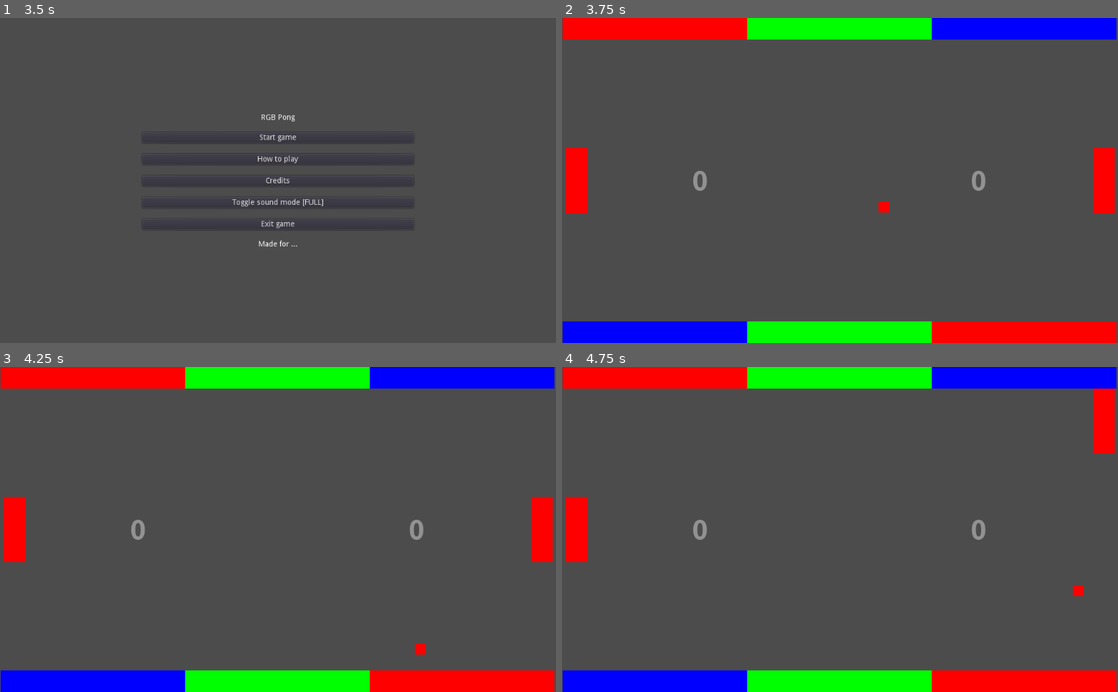
Above: before the commit, frames 1-4 (two rows, left to right).
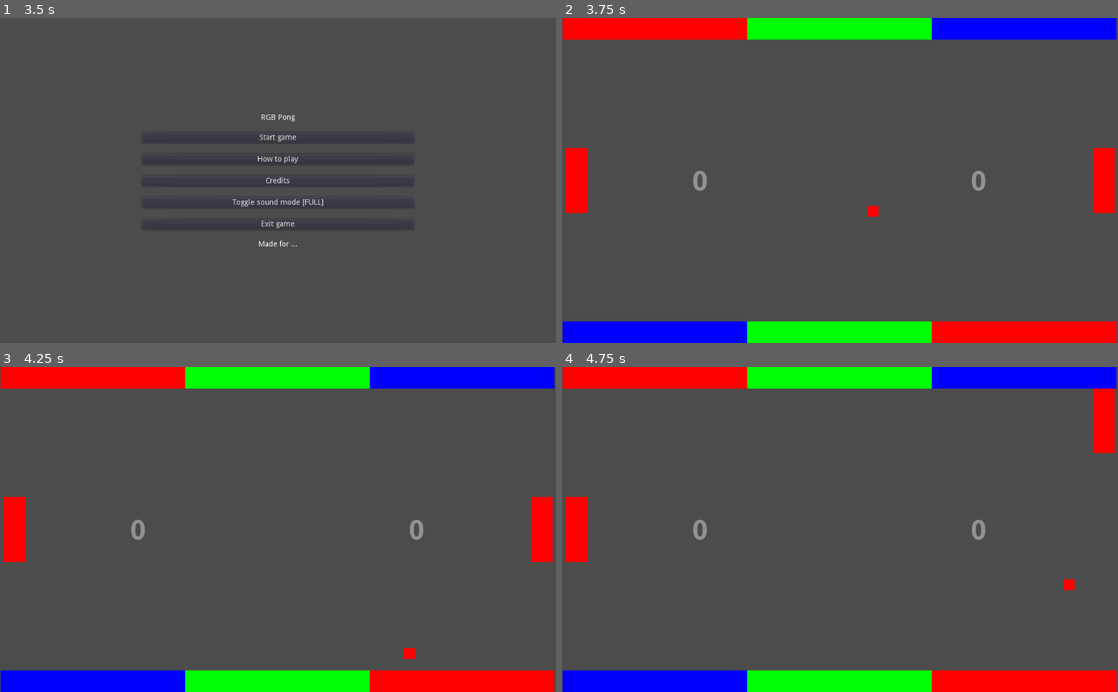
Above: after the commit, the same moments.

Repository: moisesjbc/1-retogamedev
Game: Godot game, scene res://menus/main_menu/main_menu.tscn
The game is run twice, just before and just after one commit, with the same random seed, the same clock (stepped at 60 frames per second) and the same inputs.
Inputs:
- Up to frame 1 (3.5 s): click "How to play" at 0.5 s; click "Return to main menu" at 1.25 s; click "Credits" at 2 s; click "Return to main menu" at 2.75 s
- Up to frame 2 (3.75 s): click "Start game" at 3.5 s
- Up to frame 3 (4.25 s): no input
- Up to frame 4 (4.75 s): hold Up (ui_up) from 4.28 s (still down)

Frame 1 is identical in both runs. In frame 2, 0.1% of the frame differs, in the area x 55-59%, y 56-62%; in frame 3, 0.1%, in the area x 72-77%, y 85-90%; in frame 4, 0.1%.

Commit message:
Added player win condition

Diff:
--- a/godot-project/main/ball/ball.gd
+++ b/godot-project/main/ball/ball.gd
@@ -6,7 +6,6 @@
 var velocity: Vector2
 var current_color: String = "R"
 var layer: int = 1
-var initial_position: Vector2
 
 # Emited whenever occurs a goal. The "player" signal is the index of the player
 # (1 / 2) who scored.
@@ -14,13 +13,12 @@
 
 # Called when the node enters the scene tree for the first time.
 func _ready():
-	initial_position = self.position
 	set_physics_process(true)
 	restart()
 
 
 func restart():
-	self.set_position(initial_position)
+	self.set_position(Vector2(0, 0))
 	ColorUtils.set_color(self, current_color)
 	randomize()
 	velocity = Vector2(self.random_velocity_component(), self.random_velocity_component())
--- a/godot-project/main/main.gd
+++ b/godot-project/main/main.gd
@@ -1,15 +1,12 @@
 extends Node2D
 
-signal game_over
+func _ready():
+	get_tree().paused = false
+
 
 func _process(_delta):
 	if Input.is_action_pressed("ui_pause"):
 		$gui/pause_menu.pause_game()
 
-	# Just a sample for triggering a game over.
-	#if Input.is_action_pressed("ui_up"):
-	#	emit_signal("game_over")
-
-
-func _on_main_game_over():
-	$gui/game_over_menu.run()
+func _on_score_player_wins(player):
+	$gui/game_over_menu.run(player)
--- a/godot-project/main/main.tscn
+++ b/godot-project/main/main.tscn
@@ -14,6 +14,7 @@
 font_data = ExtResource( 7 )
 
 [node name="main" type="Node2D"]
+pause_mode = 1
 script = ExtResource( 1 )
 
 [node name="gui" type="CanvasLayer" parent="."]
@@ -25,6 +26,7 @@
 __meta__ = {
 "_edit_use_anchors_": false
 }
+win_score = 3
 
 [node name="player_1_score" type="Label" parent="gui/score"]
 margin_right = 509.0
@@ -59,11 +61,12 @@
 
 [node name="player_1" parent="." instance=ExtResource( 4 )]
 position = Vector2( 26, 300 )
-ball_path = NodePath("../ball")
+ball_path = NodePath("../ball_respawn_point/ball")
 
 [node name="player_2" parent="." instance=ExtResource( 4 )]
 position = Vector2( 998, 300 )
 player_index = 2
+ball_path = NodePath("../ball_respawn_point/ball")
 
 [node name="wall_top_1" parent="." instance=ExtResource( 5 )]
 position = Vector2( 171, 20 )
@@ -87,7 +90,9 @@
 position = Vector2( 851, 580 )
 current_color = "R"
 
-[node name="ball" parent="." instance=ExtResource( 6 )]
-position = Vector2( 532, 292 )
-[connection signal="game_over" from="." to="." method="_on_main_game_over"]
-[connection signal="goal" from="ball" to="gui/score" method="_on_ball_goal"]
+[node name="ball_respawn_point" type="Position2D" parent="."]
+position = Vector2( 512, 300 )
+
+[node name="ball" parent="ball_respawn_point" instance=ExtResource( 6 )]
+[connection signal="player_wins" from="gui/score" to="." method="_on_score_player_wins"]
+[connection signal="goal" from="ball_respawn_point/ball" to="gui/score" method="_on_ball_goal"]
--- a/godot-project/main/score.gd
+++ b/godot-project/main/score.gd
@@ -1,16 +1,23 @@
 extends HBoxContainer
+
+signal player_wins(player)
+
+export var win_score = 5
 
 # Called when the node enters the scene tree for the first time.
 func _ready():
 	$player_1_score.text = "0"
 	$player_2_score.text = "0"
 
-func increment_score(player_score_label):
-	player_score_label.text = str(int(player_score_label.text) + 1)
+func increment_score(player_index, player_score_label):
+	var new_player_score: int = int(player_score_label.text) + 1
+	player_score_label.text = str(new_player_score)
+	if new_player_score >= win_score:
+		emit_signal("player_wins", player_index)
 
 
 func _on_ball_goal(player):
 	if player == 1:
-		increment_score($player_1_score)
+		increment_score(1, $player_1_score)
 	else:
-		increment_score($player_2_score)
+		increment_score(2, $player_2_score)
--- a/godot-project/menus/credits_menu/credits_menu.tscn
+++ b/godot-project/menus/credits_menu/credits_menu.tscn
@@ -3,6 +3,7 @@
 [ext_resource path="res://menus/credits_menu/credits_menu.gd" type="Script" id=1]
 
 [node name="credits_menu" type="CanvasLayer"]
+pause_mode = 2
 script = ExtResource( 1 )
 
 [node name="CenterContainer" type="CenterContainer" parent="."]
--- a/godot-project/menus/game_over_menu/game_over_menu.gd
+++ b/godot-project/menus/game_over_menu/game_over_menu.gd
@@ -2,7 +2,8 @@
 
 var SceneUtils = preload("res://scripts/scene_utils.gd")
 
-func run():
+func run(player_index: int):
+	$panel/margin/layout/title.text = "Player " + str(player_index) + " wins!"
 	pause_game()
 
 func pause_game():
@@ -10,13 +11,16 @@
 	visible = true
 
 func unpause_game():
+	visible = false
 	get_tree().paused = false
-	visible = false
+	print (get_tree().paused)
 
 func _on_restart_button_pressed():
+
+	SceneUtils.change_scene(get_tree(), "res://main/main.tscn")
 	unpause_game()
-	SceneUtils.change_scene(get_tree(), "res://main/main.tscn")
 
 func _on_return_button_pressed():
+
+	SceneUtils.change_scene(get_tree(), "res://menus/main_menu/main_menu.tscn")
 	unpause_game()
-	SceneUtils.change_scene(get_tree(), "res://menus/main_menu/main_menu.tscn")
--- a/godot-project/menus/game_over_menu/game_over_menu.tscn
+++ b/godot-project/menus/game_over_menu/game_over_menu.tscn
@@ -4,10 +4,13 @@
 
 [node name="game_over_menu" type="CenterContainer"]
 pause_mode = 2
-margin_top = 1.0
+margin_top = 2.0
 margin_right = 1022.0
-margin_bottom = 603.0
+margin_bottom = 604.0
 script = ExtResource( 1 )
+__meta__ = {
+"_edit_use_anchors_": false
+}
 
 [node name="panel" type="Panel" parent="."]
 margin_left = 361.0
@@ -48,6 +51,5 @@
 margin_right = 200.0
 margin_bottom = 94.0
 text = "Return to main menu"
-
 [connection signal="pressed" from="panel/margin/layout/restart_button" to="." method="_on_restart_button_pressed"]
 [connection signal="pressed" from="panel/margin/layout/return_button" to="." method="_on_return_button_pressed"]
--- a/godot-project/menus/how_to_play_menu/how_to_play_menu.tscn
+++ b/godot-project/menus/how_to_play_menu/how_to_play_menu.tscn
@@ -3,186 +3,62 @@
 [ext_resource path="res://menus/credits_menu/credits_menu.gd" type="Script" id=1]
 
 [node name="how_to_play_menu" type="CanvasLayer"]
-
-layer = 1
-offset = Vector2( 0, 0 )
-rotation = 0.0
-scale = Vector2( 1, 1 )
-transform = Transform2D( 1, 0, 0, 1, 0, 0 )
+pause_mode = 2
 script = ExtResource( 1 )
 
-[node name="CenterContainer" type="CenterContainer" parent="." index="0"]
-
-anchor_left = 0.0
-anchor_top = 0.0
-anchor_right = 0.0
-anchor_bottom = 0.0
+[node name="CenterContainer" type="CenterContainer" parent="."]
 margin_left = 1.0
 margin_right = 1028.0
 margin_bottom = 602.0
-rect_pivot_offset = Vector2( 0, 0 )
-rect_clip_content = false
-mouse_filter = 0
-mouse_default_cursor_shape = 0
-size_flags_horizontal = 1
-size_flags_vertical = 1
-use_top_left = false
 
-[node name="VBoxContainer" type="VBoxContainer" parent="CenterContainer" index="0"]
+[node name="VBoxContainer" type="VBoxContainer" parent="CenterContainer"]
+margin_left = 416.0
+margin_top = 218.0
+margin_right = 611.0
+margin_bottom = 383.0
+custom_constants/separation = 15
 
-anchor_left = 0.0
-anchor_top = 0.0
-anchor_right = 0.0
-anchor_bottom = 0.0
-margin_left = 348.0
-margin_top = 204.0
-margin_right = 679.0
-margin_bottom = 398.0
-rect_pivot_offset = Vector2( 0, 0 )
-rect_clip_content = false
-mouse_filter = 1
-mouse_default_cursor_shape = 0
-size_flags_horizontal = 1
-size_flags_vertical = 1
-custom_constants/separation = 15
-alignment = 0
-_sections_unfolded = [ "custom_constants" ]
-
-[node name="title" type="Label" parent="CenterContainer/VBoxContainer" index="0"]
-
-anchor_left = 0.0
-anchor_top = 0.0
-anchor_right = 0.0
-anchor_bottom = 0.0
-margin_right = 331.0
+[node name="title" type="Label" parent="CenterContainer/VBoxContainer"]
+margin_right = 195.0
 margin_bottom = 14.0
-rect_pivot_offset = Vector2( 0, 0 )
-rect_clip_content = false
-mouse_filter = 2
-mouse_default_cursor_shape = 0
-size_flags_horizontal = 1
-size_flags_vertical = 4
 custom_colors/font_color = Color( 0, 0.519531, 0.202942, 1 )
 text = "How to play"
 align = 1
-percent_visible = 1.0
-lines_skipped = 0
-max_lines_visible = -1
-_sections_unfolded = [ "custom_colors", "custom_fonts" ]
 
-[node name="about_title" type="Label" parent="CenterContainer/VBoxContainer" index="1"]
-
-anchor_left = 0.0
-anchor_top = 0.0
-anchor_right = 0.0
-anchor_bottom = 0.0
+[node name="about_title" type="Label" parent="CenterContainer/VBoxContainer"]
 margin_top = 29.0
-margin_right = 331.0
+margin_right = 195.0
 margin_bottom = 43.0
-rect_pivot_offset = Vector2( 0, 0 )
-rect_clip_content = false
-mouse_filter = 2
-mouse_default_cursor_shape = 0
-size_flags_horizontal = 1
-size_flags_vertical = 4
 custom_colors/font_color = Color( 0.164642, 0.557726, 0.648438, 1 )
 text = "About"
 align = 1
-percent_visible = 1.0
-lines_skipped = 0
-max_lines_visible = -1
-_sections_unfolded = [ "Margin", "custom_colors" ]
 
-[node name="about_text" type="Label" parent="CenterContainer/VBoxContainer" index="2"]
-
-anchor_left = 0.0
-anchor_top = 0.0
-anchor_right = 0.0
-anchor_bottom = 0.0
+[node name="about_text" type="Label" parent="CenterContainer/VBoxContainer"]
 margin_top = 58.0
-margin_right = 331.0
+margin_right = 195.0
 margin_bottom = 72.0
-rect_pivot_offset = Vector2( 0, 0 )
-rect_clip_content = false
-mouse_filter = 2
-mouse_default_cursor_shape = 0
-size_flags_horizontal = 1
-size_flags_vertical = 4
 text = "Awesome About description"
 align = 1
-percent_visible = 1.0
-lines_skipped = 0
-max_lines_visible = -1
-_sections_unfolded = [ "Margin", "custom_fonts" ]
 
-[node name="controls_title" type="Label" parent="CenterContainer/VBoxContainer" index="3"]
-
-anchor_left = 0.0
-anchor_top = 0.0
-anchor_right = 0.0
-anchor_bottom = 0.0
+[node name="controls_title" type="Label" parent="CenterContainer/VBoxContainer"]
 margin_top = 87.0
-margin_right = 331.0
+margin_right = 195.0
 margin_bottom = 101.0
-rect_pivot_offset = Vector2( 0, 0 )
-rect_clip_content = false
-mouse_filter = 2
-mouse_default_cursor_shape = 0
-size_flags_horizontal = 1
-size_flags_vertical = 4
 custom_colors/font_color = Color( 0.164642, 0.557726, 0.648438, 1 )
 text = "Controls"
 align = 1
-percent_visible = 1.0
-lines_skipped = 0
-max_lines_visible = -1
-_sections_unfolded = [ "Margin", "custom_colors" ]
 
-[node name="controls_text" type="Label" parent="CenterContainer/VBoxContainer" index="4"]
-
-anchor_left = 0.0
-anchor_top = 0.0
-anchor_right = 0.0
-anchor_bottom = 0.0
+[node name="controls_text" type="Label" parent="CenterContainer/VBoxContainer"]
 margin_top = 116.0
-margin_right = 331.0
+margin_right = 195.0
 margin_bottom = 130.0
-rect_pivot_offset = Vector2( 0, 0 )
-rect_clip_content = false
-mouse_filter = 2
-mouse_default_cursor_shape = 0
-size_flags_horizontal = 1
-size_flags_vertical = 4
 text = "Awesome controls description"
 align = 1
-percent_visible = 1.0
-lines_skipped = 0
-max_lines_visible = -1
-_sections_unfolded = [ "Margin", "custom_fonts" ]
 
-[node name="return_to_main_menu_button" type="Button" parent="CenterContainer/VBoxContainer" index="5"]
-
-anchor_left = 0.0
-anchor_top = 0.0
-anchor_right = 0.0
-anchor_bottom = 0.0
+[node name="return_to_main_menu_button" type="Button" parent="CenterContainer/VBoxContainer"]
 margin_top = 145.0
-margin_right = 331.0
+margin_right = 195.0
 margin_bottom = 165.0
-rect_pivot_offset = Vector2( 0, 0 )
-rect_clip_content = false
-focus_mode = 2
-mouse_filter = 0
-mouse_default_cursor_shape = 0
-size_flags_horizontal = 1
 size_flags_vertical = 2
-toggle_mode = false
-enabled_focus_mode = 2
-shortcut = null
-group = null
 text = "Return to main menu"
-flat = false
-align = 1
-_sections_unfolded = [ "Size Flags", "custom_fonts" ]
-
 [connection signal="pressed" from="CenterContainer/VBoxContainer/return_to_main_menu_button" to="." method="_on_return_to_main_menu_button_pressed"]
--- a/godot-project/menus/main_menu/main_menu.tscn
+++ b/godot-project/menus/main_menu/main_menu.tscn
@@ -3,6 +3,7 @@
 [ext_resource path="res://menus/main_menu/main_menu.gd" type="Script" id=1]
 
 [node name="main_menu" type="CanvasLayer"]
+pause_mode = 2
 script = ExtResource( 1 )
 
 [node name="CenterContainer" type="CenterContainer" parent="."]
--- a/godot-project/menus/pause_menu/pause_menu.tscn
+++ b/godot-project/menus/pause_menu/pause_menu.tscn
@@ -8,6 +8,9 @@
 margin_right = 1022.0
 margin_bottom = 603.0
 script = ExtResource( 1 )
+__meta__ = {
+"_edit_use_anchors_": false
+}
 
 [node name="panel" type="Panel" parent="."]
 margin_left = 361.0
@@ -48,6 +51,5 @@
 margin_right = 200.0
 margin_bottom = 94.0
 text = "Return to main menu"
-
 [connection signal="pressed" from="panel/margin/layout/resume_button" to="." method="_on_resume_button_pressed"]
 [connection signal="pressed" from="panel/margin/layout/return_button" to="." method="_on_return_button_pressed"]
